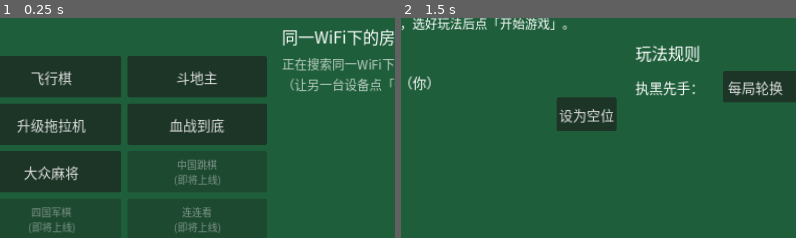
Above: before the commit, frames 1-2 (left to right).
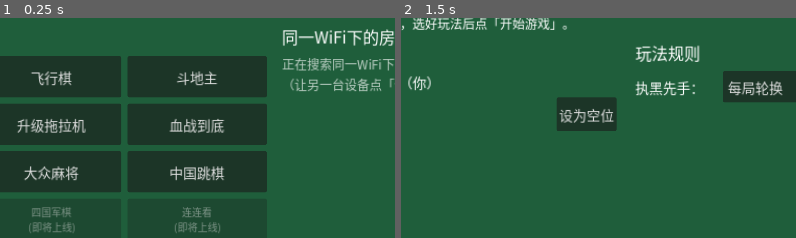
Above: after the commit, the same moments.

Repository: niefeng712/QiPaiLe
Game: Godot game, scene res://scenes/Main.tscn
The game is run twice, just before and just after one commit, with the same random seed, the same clock (stepped at 60 frames per second) and the same inputs.
Inputs (mouse positions are % of the whole screen's width and height, from its top left):
- Up to frame 1 (0.25 s): no input
- Up to frame 2 (1.5 s): click (74, 81) at 0.52 s; type "12" at 0.6 s; click "单机游戏（和电脑玩）" at 1.25 s
The pictures show only the part of the screen within x 22-72%, y 12-61%; the shares and areas given below are measured in that part.

The runs differ from the first frame. In frame 1, 1.1% of the frame differs, in the area x 43-57%, y 64-77%; in frame 2, nothing differs.

Commit message:
中国跳棋：2/3/4/6人、相邻跳/隔空跳、10颗/6颗

Diff:
--- a/core/GameRegistry.gd
+++ b/core/GameRegistry.gd
@@ -168,7 +168,28 @@
 				"options": [["20", "20秒"], ["15", "15秒"], ["30", "30秒"], ["off", "不限时"]]},
 		],
 	},
-	{"id": "checkers", "name": "中国跳棋", "ready": false, "desc": "2/3/4/6人跳棋，第三阶段上线。"},
+	{
+		"id": "checkers",
+		"name": "中国跳棋",
+		"ready": true,
+		"seats": 6,
+		"min_players": 2,
+		"counts": [2, 3, 4, 6],
+		"offline_seats": 2,
+		"desc": "2、3、4、6人（5人时自动补一个电脑）。六角星棋盘，把自己的棋子全部移到正对面的角。可以走一步到相邻空位，也可以跳过一颗棋子，能连续跳。进了终点的棋子不能再出来；终点被填满且有自己的棋子就算到达。单机默认和1个电脑下，想多人在房间里把空位设为电脑。",
+		"logic": "res://games/checkers/CheckersLogic.gd",
+		"view": "res://games/checkers/CheckersView.gd",
+		"rules": [
+			{"key": "jump", "label": "跳法", "default": "adjacent",
+				"options": [["adjacent", "相邻跳（只能跳过紧挨着的棋子）"], ["far", "隔空跳（棋子在正中间就能远跳）"]]},
+			{"key": "pieces", "label": "棋子数", "default": "10",
+				"options": [["10", "每人10颗（标准）"], ["6", "每人6颗（快速）"]]},
+			{"key": "end", "label": "结束方式", "default": "first",
+				"options": [["first", "有人全部到达就结束"], ["all", "排出全部名次"]]},
+			{"key": "timer", "label": "走棋倒计时", "default": "off",
+				"options": [["off", "不限时"], ["30", "30秒"], ["60", "60秒"]]},
+		],
+	},
 	{"id": "xiangqi", "name": "中国象棋", "ready": false, "desc": "后续上线。"},
 	{"id": "junqi", "name": "四国军棋", "ready": false, "desc": "后续上线。"},
 	{"id": "lianliankan", "name": "连连看", "ready": false, "desc": "后续上线。"},
--- a/core/Net.gd
+++ b/core/Net.gd
@@ -213,7 +213,7 @@
 	for i in int(g["seats"]):
 		if i == 0:
 			seats.append({"kind": "human", "peer": 1, "name": player_name, "away": ""})
-		elif offline:
+		elif offline and i < int(g.get("offline_seats", g["seats"])):
 			seats.append(_bot_seat(i))
 		else:
 			seats.append(_empty_seat())
@@ -550,6 +550,16 @@
 			seats[i] = _bot_seat(i)
 			filled += 1
 			auto_bots += 1
+	var allowed = g.get("counts", [])
+	if not allowed.is_empty():
+		# 只支持特定人数的游戏（例如跳棋 2/3/4/6 人）：补电脑到最近的合法人数
+		while not allowed.has(filled) and filled < seats.size():
+			for i in seats.size():
+				if str(seats[i]["kind"]) == "empty":
+					seats[i] = _bot_seat(i)
+					filled += 1
+					auto_bots += 1
+					break
 	if auto_bots > 0:
 		_toast_all("人数不够，已自动补了 %d 个电脑" % auto_bots)
 	var players = []
--- /dev/null
+++ b/games/checkers/CcRules.gd
@@ -0,0 +1,156 @@
+extends RefCounted
+## 中国跳棋棋盘与走法（静态函数：房主端规则、电脑AI、界面共用）
+## 棋盘用立方坐标 (x, y, z)，x + y + z = 0，一共 121 个孔：
+##   两个大三角形的并集：{x,y,z 都 >= -4} ∪ {x,y,z 都 <= 4}
+## 六个角（顺时针）：0: x>=5  1: z<=-5  2: y>=5  3: x<=-5  4: z>=5  5: y<=-5，角 p 的对面是 p+3
+## 深度 depth：角里离中间六边形越远越深（5..8，8 是尖）
+
+const DIRS = [Vector3i(1, -1, 0), Vector3i(1, 0, -1), Vector3i(0, 1, -1), Vector3i(-1, 1, 0), Vector3i(-1, 0, 1), Vector3i(0, -1, 1)]
+const AXIS = [[0, 1], [2, -1], [1, 1], [0, -1], [2, 1], [1, -1]]
+
+static var _cells = []
+static var _index = {}
+static var _nbr = []
+static var _point = []
+
+
+static func _build() -> void:
+	if not _cells.is_empty():
+		return
+	for x in range(-8, 9):
+		for y in range(-8, 9):
+			var z = -x - y
+			if z < -8 or z > 8:
+				continue
+			var a = x >= -4 and y >= -4 and z >= -4
+			var b = x <= 4 and y <= 4 and z <= 4
+			if a or b:
+				_index[Vector3i(x, y, z)] = _cells.size()
+				_cells.append(Vector3i(x, y, z))
+	for c in _cells:
+		var row = []
+		for d in DIRS:
+			row.append(int(_index.get(c + d, -1)))
+		_nbr.append(row)
+		var p = -1
+		for k in 6:
+			if _coord(c, int(AXIS[k][0])) * int(AXIS[k][1]) >= 5:
+				p = k
+		_point.append(p)
+
+
+static func _coord(c: Vector3i, k: int) -> int:
+	if k == 0:
+		return c.x
+	if k == 1:
+		return c.y
+	return c.z
+
+
+static func cells() -> Array:
+	_build()
+	return _cells
+
+
+static func count() -> int:
+	_build()
+	return _cells.size()
+
+
+static func cell(i: int) -> Vector3i:
+	_build()
+	return _cells[i]
+
+
+static func nbr(i: int, d: int) -> int:
+	_build()
+	return int(_nbr[i][d])
+
+
+static func point_of(i: int) -> int:
+	_build()
+	return int(_point[i])
+
+
+## 这个孔在角 p 方向上的深度（正数越大越靠近角 p 的尖）
+static func depth(i: int, p: int) -> int:
+	_build()
+	return _coord(_cells[i], int(AXIS[p][0])) * int(AXIS[p][1])
+
+
+static func min_depth(pieces: int) -> int:
+	return 6 if pieces == 6 else 5
+
+
+static func zone(p: int, pieces: int) -> Array:
+	_build()
+	var out = []
+	var md = min_depth(pieces)
+	for i in _cells.size():
+		if depth(i, p) >= md:
+			out.append(i)
+	return out
+
+
+## 偏离中轴线的距离（离开中轴越远越容易被堵）
+static func lateral(i: int, p: int) -> int:
+	_build()
+	var c = _cells[i]
+	var k = int(AXIS[p][0])
+	var a = _coord(c, (k + 1) % 3)
+	var b = _coord(c, (k + 2) % 3)
+	return absi(a - b)
+
+
+## 从 from 出发能到的所有孔：dest -> 路径（包含起点和终点）
+## far = true 时允许隔空跳（中间那颗棋子正好在中点、两边都空就能跳过去）
+static func reachable(occ: Array, from: int, far: bool) -> Dictionary:
+	_build()
+	var out = {}
+	for d in 6:
+		var n = int(_nbr[from][d])
+		if n >= 0 and int(occ[n]) == -1:
+			out[n] = [from, n]
+	var seen = {from: true}
+	var queue = [[from, [from]]]
+	while not queue.is_empty():
+		var it = queue.pop_front()
+		var cur = int(it[0])
+		var path = it[1]
+		for d in 6:
+			var land = _jump(occ, cur, d, far, from)
+			if land < 0 or seen.has(land):
+				continue
+			seen[land] = true
+			var np = path.duplicate()
+			np.append(land)
+			out[land] = np
+			queue.append([land, np])
+	return out
+
+
+static func _empty(occ: Array, i: int, from: int) -> bool:
+	return i == from or int(occ[i]) == -1
+
+
+static func _jump(occ: Array, cur: int, d: int, far: bool, from: int) -> int:
+	var k = 0
+	var c = cur
+	while true:
+		c = int(_nbr[c][d])
+		k += 1
+		if c < 0:
+			return -1
+		if not _empty(occ, c, from):
+			break
+		if not far:
+			return -1
+	# c 是第 k 格上的棋子，后面还要再空 k-1 格，第 2k 格落下
+	var land = c
+	for j in k:
+		land = int(_nbr[land][d])
+		if land < 0:
+			return -1
+		if not _empty(occ, land, from):
+			return -1
+	return land
--- /dev/null
+++ b/games/checkers/CheckersLogic.gd
@@ -0,0 +1,337 @@
+extends RefCounted
+## 中国跳棋（只在房主端运行）：2 / 3 / 4 / 6 人
+## 每人从自己的角出发，把全部棋子移到正对面的角。一步可以走到相邻空孔，或连续跳过棋子。
+## 进了对面角的棋子不能再出来。对面角被填满、而且里面至少有一颗自己的棋子，就算到达（防止别人堵角）。
+## 玩法开关：pieces 10 / 6；jump adjacent 相邻跳 / far 隔空跳；end first 有人到达就结束 / all 排出全部名次
+
+const C = preload("res://games/checkers/CcRules.gd")
+const LAYOUT = {2: [0, 3], 3: [0, 2, 4], 4: [0, 1, 3, 4], 6: [0, 1, 2, 3, 4, 5]}
+const CNAMES = ["红方", "黄方", "绿方", "蓝方", "紫方", "橙方"]
+const MAX_ROUNDS = 220
+
+var rules = {}
+var order = []
+var home = {}
+var occ = []
+var pieces = 10
+var far = false
+var end_mode = "first"
+var turn_i = 0
+var finished = []
+var over = false
+var moves = 0
+var last_path = []
+var last_seat = -1
+var ranking = []
+var capped = false
+var event = ""
+var _targets = {}
+
+
+func _lbl(s: int) -> String:
+	return "座位%d" % (s + 1)
+
+
+func _cname(s: int) -> String:
+	return CNAMES[int(home[s])]
+
+
+func setup(players: Array, game_rules: Dictionary, rn: int) -> void:
+	rules = game_rules.duplicate(true)
+	pieces = 6 if str(rules.get("pieces", "10")) == "6" else 10
+	far = str(rules.get("jump", "adjacent")) == "far"
+	end_mode = "all" if str(rules.get("end", "first")) == "all" else "first"
+	var ps = []
+	for p in players:
+		ps.append(int(p))
+	ps.sort()
+	var n = ps.size()
+	if not LAYOUT.has(n):
+		n = 2
+		ps = ps.slice(0, 2)
+	var pts = LAYOUT[n]
+	home = {}
+	order = []
+	for i in n:
+		home[ps[i]] = int(pts[i])
+		order.append(ps[i])
+	occ = []
+	occ.resize(C.count())
+	occ.fill(-1)
+	_targets = {}
+	for s in order:
+		for c in C.zone(int(home[s]), pieces):
+			occ[c] = s
+		_targets[s] = C.zone((int(home[s]) + 3) % 6, pieces)
+	turn_i = (maxi(rn, 1) - 1) % n
+	finished = []
+	over = false
+	moves = 0
+	last_path = []
+	last_seat = -1
+	ranking = []
+	capped = false
+	event = "游戏开始，%s（%s）先走" % [_lbl(order[turn_i]), _cname(order[turn_i])]
+
+
+func target_point(s: int) -> int:
+	return (int(home[s]) + 3) % 6
+
+
+func is_over() -> bool:
+	return over
+
+
+func current_seat() -> int:
+	if over:
+		return -1
+	return int(order[turn_i])
+
+
+func bot_delay() -> float:
+	return 0.6
+
+
+func _in_target(s: int, i: int) -> bool:
+	return C.depth(i, target_point(s)) >= C.min_depth(pieces)
+
+
+func _done(s: int) -> bool:
+	var own = 0
+	for c in _targets[s]:
+		var v = int(occ[c])
+		if v == -1:
+			return false
+		if v == s:
+			own += 1
+	return own > 0
+
+
+func legal_moves(s: int, from: int) -> Dictionary:
+	if from < 0 or from >= occ.size() or int(occ[from]) != s:
+		return {}
+	var r = C.reachable(occ, from, far)
+	if _in_target(s, from):
+		for d in r.keys():
+			if not _in_target(s, int(d)):
+				r.erase(d)
+	return r
+
+
+func _my_pieces(s: int) -> Array:
+	var out = []
+	for i in occ.size():
+		if int(occ[i]) == s:
+			out.append(i)
+	return out
+
+
+func _has_any_move(s: int) -> bool:
+	for p in _my_pieces(s):
+		if not legal_moves(s, p).is_empty():
+			return true
+	return false
+
+
+func apply(seat: int, a: Dictionary) -> String:
+	if over:
+		return "本局已结束"
+	if seat != current_seat():
+		return "还没轮到你"
+	var t = str(a.get("type", ""))
+	if t == "pass":
+		if _has_any_move(seat):
+			return "还有棋可以走"
+		event = "%s 无棋可走，跳过" % _lbl(seat)
+		_next()
+		return ""
+	if t != "move":
+		return "无效操作"
+	var from = int(a.get("from", -1))
+	var to = int(a.get("to", -1))
+	if from < 0 or from >= occ.size() or int(occ[from]) != seat:
+		return "请选择你自己的棋子"
+	var lm = legal_moves(seat, from)
+	if not lm.has(to):
+		if _in_target(seat, from) and C.reachable(occ, from, far).has(to):
+			return "已经进了终点的棋子不能再出来"
+		return "这颗棋子走不到那里"
+	occ[from] = -1
+	occ[to] = seat
+	last_path = lm[to].duplicate()
+	last_seat = seat
+	moves += 1
+	var hops = last_path.size() - 1
+	if hops >= 2:
+		event = "%s 连跳%d次" % [_lbl(seat), hops]
+	elif _adjacent(from, to):
+		event = "%s 走了一步" % _lbl(seat)
+	else:
+		event = "%s 跳了一步" % _lbl(seat)
+	if _done(seat):
+		finished.append(seat)
+		event += "，全部到达！第%d名" % finished.size()
+		if end_mode == "first" or finished.size() >= order.size() - 1:
+			_finish(false)
+			return ""
+	if moves >= MAX_ROUNDS * order.size():
+		_finish(true)
+		return ""
+	_next()
+	return ""
+
+
+func _adjacent(a: int, b: int) -> bool:
+	for d in 6:
+		if C.nbr(a, d) == b:
+			return true
+	return false
+
+
+func _next() -> void:
+	for k in order.size():
+		turn_i = (turn_i + 1) % order.size()
+		if not finished.has(order[turn_i]):
+			return
+
+
+func remaining(s: int) -> int:
+	var tp = target_point(s)
+	var md = C.min_depth(pieces)
+	var tot = 0
+	for p in _my_pieces(s):
+		tot += maxi(0, md - C.depth(p, tp))
+	return tot
+
+
+func in_target_count(s: int) -> int:
+	var n = 0
+	for p in _my_pieces(s):
+		if _in_target(s, p):
+			n += 1
+	return n
+
+
+func _finish(cap: bool) -> void:
+	over = true
+	capped = cap
+	ranking = finished.duplicate()
+	var rest = []
+	for s in order:
+		if not ranking.has(s):
+			rest.append([in_target_count(s) * -1000 + remaining(s), s])
+	rest.sort_custom(func(a, b): return a[0] < b[0])
+	for r in rest:
+		ranking.append(int(r[1]))
+	if cap:
+		event = "已走满%d轮，按离终点的远近排名" % MAX_ROUNDS
+	var w = int(ranking[0])
+	event += "。%s（%s）获胜！" % [_lbl(w), _cname(w)]
+
+
+func get_state() -> Dictionary:
+	var hm = {}
+	var prog = {}
+	for s in order:
+		hm[str(s)] = int(home[s])
+		prog[str(s)] = in_target_count(s)
+	return {
+		"occ": occ.duplicate(),
+		"order": order.duplicate(),
+		"home": hm,
+		"progress": prog,
+		"pieces": pieces,
+		"far": far,
+		"current_seat": current_seat(),
+		"last_path": last_path.duplicate(),
+		"last_seat": last_seat,
+		"finished": finished.duplicate(),
+		"moves": moves,
+		"rounds": moves / maxi(order.size(), 1),
+		"max_rounds": MAX_ROUNDS,
+		"over": over,
+		"winners": [int(ranking[0])] if over and not ranking.is_empty() else [],
+		"ranking": ranking.duplicate(),
+		"event": event,
+	}
+
+
+# ---------------------------------------------------------------- 电脑 AI
+
+func _piece_value(s: int, i: int) -> float:
+	var tp = target_point(s)
+	var d = C.depth(i, tp)
+	var v = d * 10.0
+	if not _in_target(s, i):
+		v -= C.lateral(i, tp) * 1.5
+	return v
+
+
+func _total(s: int) -> float:
+	var tp = target_point(s)
+	var tot = 0.0
+	var mn = 99
+	for p in _my_pieces(s):
+		tot += _piece_value(s, p)
+		mn = mini(mn, C.depth(p, tp))
+	return tot + mn * 4.0
+
+
+func _all_moves(s: int) -> Array:
+	var out = []
+	for p in _my_pieces(s):
+		var lm = legal_moves(s, p)
+		for d in lm:
+			out.append([p, int(d)])
+	return out
+
+
+func _best_followup(s: int) -> float:
+	var base = _total(s)
+	var best = 0.0
+	for p in _my_pieces(s):
+		var lm = legal_moves(s, p)
+		for d in lm:
+			occ[p] = -1
+			occ[int(d)] = s
+			best = maxf(best, _total(s) - base)
+			occ[int(d)] = -1
+			occ[p] = s
+	return best
+
+
+func bot_action(s: int) -> Dictionary:
+	if over:
+		return {}
+	var mv = _all_moves(s)
+	if mv.is_empty():
+		return {"type": "pass"}
+	var base = _total(s)
+	var scored = []
+	for m in mv:
+		var f = int(m[0])
+		var t = int(m[1])
+		occ[f] = -1
+		occ[t] = s
+		var g = _total(s) - base
+		if _done(s):
+			g += 100000.0
+		occ[t] = -1
+		occ[f] = s
+		scored.append([g + randf() * 0.6, f, t])
+	scored.sort_custom(func(a, b): return a[0] > b[0])
+	var best = scored[0]
+	var bv = -1.0e9
+	for k in mini(8, scored.size()):
+		var it = scored[k]
+		var f2 = int(it[1])
+		var t2 = int(it[2])
+		occ[f2] = -1
+		occ[t2] = s
+		var v = float(it[0]) + 0.6 * _best_followup(s)
+		occ[t2] = -1
+		occ[f2] = s
+		if v > bv:
+			bv = v
+			best = it
+	return {"type": "move", "from": int(best[1]), "to": int(best[2])}
--- /dev/null
+++ b/games/checkers/CheckersView.gd
@@ -0,0 +1,232 @@
+extends Control
+## 中国跳棋界面：棋盘会自动旋转，让你的老家在最下面
+## 点自己的棋子选中，能走到的孔会亮出来，再点一下目标孔就走过去；上一步的路线会画出来
+
+const C = preload("res://games/checkers/CcRules.gd")
+const COLORS = [Color("#e74c3c"), Color("#f1c40f"), Color("#2ecc71"), Color("#3498db"), Color("#9b59b6"), Color("#e67e22")]
+const CNAMES = ["红方", "黄方", "绿方", "蓝方", "紫方", "橙方"]
+
+var st = {}
+var my_seat = -1
+var names = []
+var sel = -1
+var dests = {}
+var _pos = []
+var _r = 10.0
+var _rot = 0.0
+
+
+func _ready() -> void:
+	mouse_filter = Control.MOUSE_FILTER_STOP
+	resized.connect(_layout)
+
+
+func _home_of(s: int) -> int:
+	return int(st.get("home", {}).get(str(s), -1))
+
+
+func _layout() -> void:
+	if st.is_empty():
+		return
+	var mine = _home_of(my_seat)
+	if mine < 0:
+		var order = st.get("order", [])
+		mine = _home_of(int(order[0])) if not order.is_empty() else 0
+	var raw = []
+	for c in C.cells():
+		raw.append(Vector2(sqrt(3.0) * (c.x + c.z / 2.0), 1.5 * c.z))
+	var tip = C.zone(mine, 10)
+	var tv = Vector2.ZERO
+	for i in tip:
+		tv += raw[i]
+	_rot = PI / 2.0 - tv.angle()
+	var area = Rect2(240, 4, size.x - 250, size.y - 8)
+	var lo = Vector2(1e9, 1e9)
+	var hi = Vector2(-1e9, -1e9)
+	var rot = []
+	for v in raw:
+		var w = v.rotated(_rot)
+		rot.append(w)
+		lo = Vector2(minf(lo.x, w.x), minf(lo.y, w.y))
+		hi = Vector2(maxf(hi.x, w.x), maxf(hi.y, w.y))
+	var span = hi - lo
+	var sc = minf((area.size.x - 30.0) / span.x, (area.size.y - 30.0) / span.y)
+	var center = area.position + area.size / 2.0
+	var mid = (lo + hi) / 2.0
+	_pos = []
+	for w in rot:
+		_pos.append(center + (w - mid) * sc)
+	_r = sc * 0.42
+	queue_redraw()
+
+
+func update_state(s: Dictionary, seat: int, seat_names: Array) -> void:
+	var first = st.is_empty()
+	st = s
+	my_seat = seat
+	names = seat_names
+	if sel >= 0 and (int(st["occ"][sel]) != my_seat or not _my_turn()):
+		sel = -1
+		dests = {}
+	if first or _pos.is_empty():
+		_layout()
+	queue_redraw()
+
+
+func _my_turn() -> bool:
+	return not st.is_empty() and not bool(st.get("over", false)) and my_seat >= 0 and int(st.get("current_seat", -1)) == my_seat
+
+
+func _nm(i: int) -> String:
+	if i >= 0 and i < names.size():
+		return str(names[i])
+	return "座位%d" % (i + 1)
+
+
+func _cn(s: int) -> String:
+	var h = _home_of(s)
+	return CNAMES[h] if h >= 0 else "?"
+
+
+func _fix(text: String) -> String:
+	var out = text
+	for i in range(5, -1, -1):
+		out = out.replace("座位%d" % (i + 1), _nm(i))
+	return out
+
+
+func status_text(s: Dictionary, seat: int, nn: Array) -> String:
+	names = nn
+	var st_bak = st
+	st = s
+	var ev = _fix(str(s.get("event", "")))
+	var out = ""
+	if bool(s.get("over", false)):
+		var rk = s.get("ranking", [])
+		var parts = []
+		for i in rk.size():
+			parts.append("%d.%s" % [i + 1, _nm(int(rk[i]))])
+		out = "游戏结束！名次：%s ｜ %s" % [" ".join(PackedStringArray(parts)), ev]
+	else:
+		var cur = int(s.get("current_seat", -1))
+		var me = "你是%s。" % _cn(seat) if _home_of(seat) >= 0 else ""
+		var tip = "轮到你：点自己的棋子，再点要去的位置" if cur == seat else "等待 %s（%s）走棋…" % [_nm(cur), _cn(cur)]
+		out = "%s%s ｜ 第%d轮 ｜ %s" % [me, tip, int(s.get("rounds", 0)) + 1, ev]
+	st = st_bak
+	return out
+
+
+func _draw() -> void:
+	if st.is_empty() or _pos.is_empty():
+		return
+	var font = get_theme_default_font()
+	var occ = st.get("occ", [])
+	var pieces = int(st.get("pieces", 10))
+	var md = C.min_depth(pieces)
+	var order = st.get("order", [])
+	var used_pts = {}
+	for s in order:
+		used_pts[_home_of(int(s))] = int(s)
+	# 六个角的底色
+	for p in 6:
+		var zone = C.zone(p, 10)
+		var col = COLORS[p]
+		col.a = 0.22 if used_pts.has(p) or used_pts.has((p + 3) % 6) else 0.08
+		for i in zone:
+			draw_circle(_pos[i], _r * 1.25, col)
+	# 孔
+	for i in _pos.size():
+		draw_circle(_pos[i], _r * 0.55, Color(0, 0, 0, 0.35))
+	# 上一步路线
+	var lp = st.get("last_path", [])
+	if lp.size() >= 2:
+		var lc = COLORS[_home_of(int(st.get("last_seat", 0)))]
+		for k in range(1, lp.size()):
+			draw_line(_pos[int(lp[k - 1])], _pos[int(lp[k])], Color(lc, 0.85), maxf(_r * 0.25, 2.0))
+		draw_arc(_pos[int(lp[0])], _r * 0.75, 0, TAU, 24, Color(lc, 0.9), 2.0)
+	# 棋子
+	for i in occ.size():
+		var v = int(occ[i])
+		if v < 0:
+			continue
+		var h = _home_of(v)
+		var col2 = COLORS[h] if h >= 0 else Color.GRAY
+		draw_circle(_pos[i] + Vector2(1.5, 2), _r * 0.9, Color(0, 0, 0, 0.35))
+		draw_circle(_pos[i], _r * 0.9, col2)
+		draw_circle(_pos[i] + Vector2(-_r * 0.28, -_r * 0.28), _r * 0.3, Color(1, 1, 1, 0.45))
+		if i == sel:
+			draw_arc(_pos[i], _r * 1.05, 0, TAU, 32, Color.WHITE, 3.0)
+	# 能走的位置
+	for d in dests:
+		draw_circle(_pos[int(d)], _r * 0.45, Color(1, 1, 1, 0.9))
+		draw_arc(_pos[int(d)], _r * 0.6, 0, TAU, 24, Color(0.1, 0.1, 0.1), 2.0)
+	_draw_panel(font)
+
+
+func _draw_panel(font: Font) -> void:
+	var order = st.get("order", [])
+	var prog = st.get("progress", {})
+	var cur = int(st.get("current_seat", -1))
+	var fin = st.get("finished", [])
+	var pieces = int(st.get("pieces", 10))
+	var y = 20.0
+	draw_rect(Rect2(6, 6, 226, 46 + order.size() * 44), Color(0, 0, 0, 0.35))
+	draw_string(font, Vector2(16, 34), "%s · %d颗棋子" % ["隔空跳" if bool(st.get("far", false)) else "相邻跳", pieces], HORIZONTAL_ALIGNMENT_LEFT, 210, 18, Color(1, 1, 1, 0.8))
+	y = 74.0
+	for sv in order:
+		var s = int(sv)
+		var h = _home_of(s)
+		draw_circle(Vector2(26, y - 7), 11, COLORS[h])
+		var mark = "（你）" if s == my_seat else ""
+		var col = Color("#ffe066") if s == cur else Color.WHITE
+		var txt = "%s%s %d/%d" % [_nm(s), mark, int(prog.get(str(s), 0)), pieces]
+		if fin.has(s):
+			txt += " 第%d名" % (fin.find(s) + 1)
+		draw_string(font, Vector2(44, y), txt, HORIZONTAL_ALIGNMENT_LEFT, 185, 18, col)
+		y += 44.0
+
+
+func _cell_at(p: Vector2) -> int:
+	var best = -1
+	var bd = _r * 1.1
+	for i in _pos.size():
+		var d = p.distance_to(_pos[i])
+		if d < bd:
+			bd = d
+			best = i
+	return best
+
+
+func _gui_input(event: InputEvent) -> void:
+	if not (event is InputEventMouseButton):
+		return
+	var mb = event as InputEventMouseButton
+	if not mb.pressed or mb.button_index != MOUSE_BUTTON_LEFT:
+		return
+	if not _my_turn():
+		return
+	var i = _cell_at(mb.position)
+	if i < 0:
+		return
+	var occ = st.get("occ", [])
+	if sel >= 0 and dests.has(i):
+		Net.send_action({"type": "move", "from": sel, "to": i})
+		sel = -1
+		dests = {}
+		queue_redraw()
+		return
+	if int(occ[i]) == my_seat:
+		sel = i
+		dests = C.reachable(occ, i, bool(st.get("far", false)))
+		var tp = (_home_of(my_seat) + 3) % 6
+		var md = C.min_depth(int(st.get("pieces", 10)))
+		if C.depth(i, tp) >= md:
+			for d in dests.keys():
+				if C.depth(int(d), tp) < md:
+					dests.erase(d)
+		if dests.is_empty():
+			Net.toast.emit("这颗棋子现在走不了")
+	else:
+		sel = -1
+		dests = {}
+	queue_redraw()
--- a/tests/run_tests.gd
+++ b/tests/run_tests.gd
@@ -11,6 +11,8 @@
 const TljLogic = preload("res://games/tuolaji/TuolajiLogic.gd")
 const MjRules = preload("res://games/mahjong/MjRules.gd")
 const MjLogic = preload("res://games/mahjong/MahjongLogic.gd")
+const CcRules = preload("res://games/checkers/CcRules.gd")
+const CcLogic = preload("res://games/checkers/CheckersLogic.gd")
 
 
 func _init() -> void:
@@ -58,6 +60,18 @@
 			failures += _test_mj_game(mm[0], i + 1, false)
 	failures += _test_mj_game({"mode": "xuezhan", "huan": "on", "cap": "4"}, 2, true)
 	failures += _test_mj_game({"mode": "dazhong", "cap": "4"}, 3, true)
+	failures += _test_cc_rules()
+	var ccm = [
+		[[0, 1], {"jump": "adjacent", "pieces": "10", "end": "first"}, 3],
+		[[0, 1], {"jump": "far", "pieces": "10", "end": "first"}, 2],
+		[[0, 2, 4], {"jump": "adjacent", "pieces": "10", "end": "all"}, 1],
+		[[0, 1, 2, 3], {"jump": "adjacent", "pieces": "10", "end": "first"}, 1],
+		[[0, 1, 2, 3, 4, 5], {"jump": "adjacent", "pieces": "6", "end": "first"}, 1],
+		[[0, 1, 2, 3, 4, 5], {"jump": "far", "pieces": "10", "end": "first"}, 1],
+	]
+	for cm in ccm:
+		for i in int(cm[2]):
+			failures += _test_cc_game(cm[0], cm[1], i + 1)
 	if failures == 0:
 		print("ALL TESTS PASSED")
 	else:
@@ -494,3 +508,79 @@
 		ws.append("%d:%s%s%d番" % [int(w["seat"]), "自摸" if bool(w["zimo"]) else "点炮", "/".join(PackedStringArray(fn)), int(w["fan"])])
 	print("mj %s r%d%s: %d actions, wall left %d, %s, wins [%s], checks %d, scores %s, %dms" % [str(rules["mode"]), round_no, " (seat0 timeouts)" if timeout0 else "", steps, lg.wall.size(), str(stat), ", ".join(PackedStringArray(ws)), lg.checks.size(), str(lg.scores), Time.get_ticks_msec() - t0])
 	return 0
+
+
+# ---------------------------------------------------------------- 中国跳棋
+
+func _ci(x: int, y: int) -> int:
+	for i in CcRules.count():
+		var c = CcRules.cell(i)
+		if c.x == x and c.y == y:
+			return i
+	return -1
+
+
+func _test_cc_rules() -> int:
+	var f = 0
+	f += _expect(CcRules.count() == 121, "cc board has 121 holes (got %d)" % CcRules.count())
+	for p in 6:
+		f += _expect(CcRules.zone(p, 10).size() == 10, "cc corner %d has 10 holes" % p)
+		f += _expect(CcRules.zone(p, 6).size() == 6, "cc corner %d small zone 6" % p)
+	var occ = []
+	occ.resize(121)
+	occ.fill(-1)
+	var a = _ci(0, 0)
+	var b = _ci(1, -1)
+	var c = _ci(2, -2)
+	occ[a] = 0
+	occ[b] = 1
+	var r = CcRules.reachable(occ, a, false)
+	f += _expect(r.has(c) and r[c].size() == 2, "cc adjacent jump")
+	f += _expect(r.has(_ci(-1, 1)), "cc single step")
+	occ[b] = -1
+	occ[c] = 1
+	r = CcRules.reachable(occ, a, false)
+	f += _expect(not r.has(_ci(4, -4)), "cc no far jump in adjacent mode")
+	r = CcRules.reachable(occ, a, true)
+	f += _expect(r.has(_ci(4, -4)), "cc far jump over midpoint piece")
+	occ[c] = -1
+	occ[b] = 1
+	occ[_ci(3, -3)] = 1
+	r = CcRules.reachable(occ, a, false)
+	f += _expect(r.has(c) and r.has(_ci(4, -4)) and r[_ci(4, -4)].size() == 3, "cc chain jump")
+	if f == 0:
+		print("checkers rules ok")
+	return f
+
+
+func _test_cc_game(seats: Array, rules: Dictionary, rn: int) -> int:
+	var lg = CcLogic.new()
+	lg.setup(seats, rules, rn)
+	var t0 = Time.get_ticks_msec()
+	var steps = 0
+	var np = 10 if str(rules["pieces"]) == "10" else 6
+	while not lg.is_over() and steps < 20000:
+		var s = lg.current_seat()
+		var a = lg.bot_action(s)
+		if a.is_empty():
+			return _fail("cc bot empty action")
+		var err = lg.apply(s, a)
+		if err != "":
+			return _fail("cc illegal %s: %s" % [str(a), err])
+		steps += 1
+	if not lg.is_over():
+		return _fail("cc never finished")
+	var cnt = {}
+	for v in lg.occ:
+		if int(v) >= 0:
+			cnt[int(v)] = int(cnt.get(int(v), 0)) + 1
+	for s in seats:
+		if int(cnt.get(int(s), 0)) != np:
+			return _fail("cc piece count wrong for seat %d" % int(s))
+	if lg.ranking.size() != seats.size():
+		return _fail("cc ranking incomplete")
+	var prog = []
+	for s in seats:
+		prog.append(lg.in_target_count(int(s)))
+	print("cc %dp %s r%d: %d moves (%d rounds)%s, finished %s, ranking %s, in-target %s, %dms" % [seats.size(), str(rules), rn, lg.moves, lg.moves / seats.size(), " CAPPED" if lg.capped else "", str(lg.finished), str(lg.ranking), str(prog), Time.get_ticks_msec() - t0])
+	return 0
